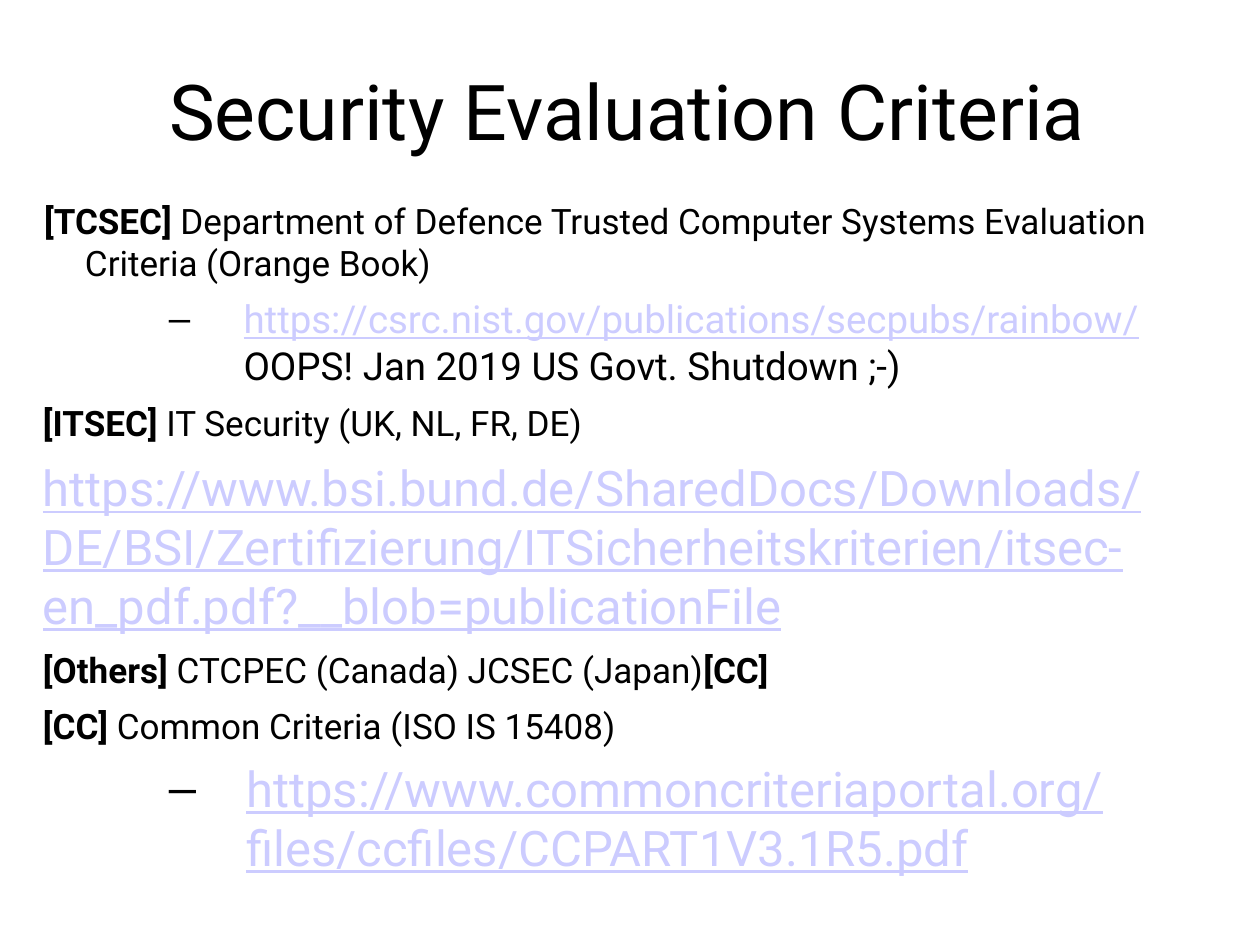
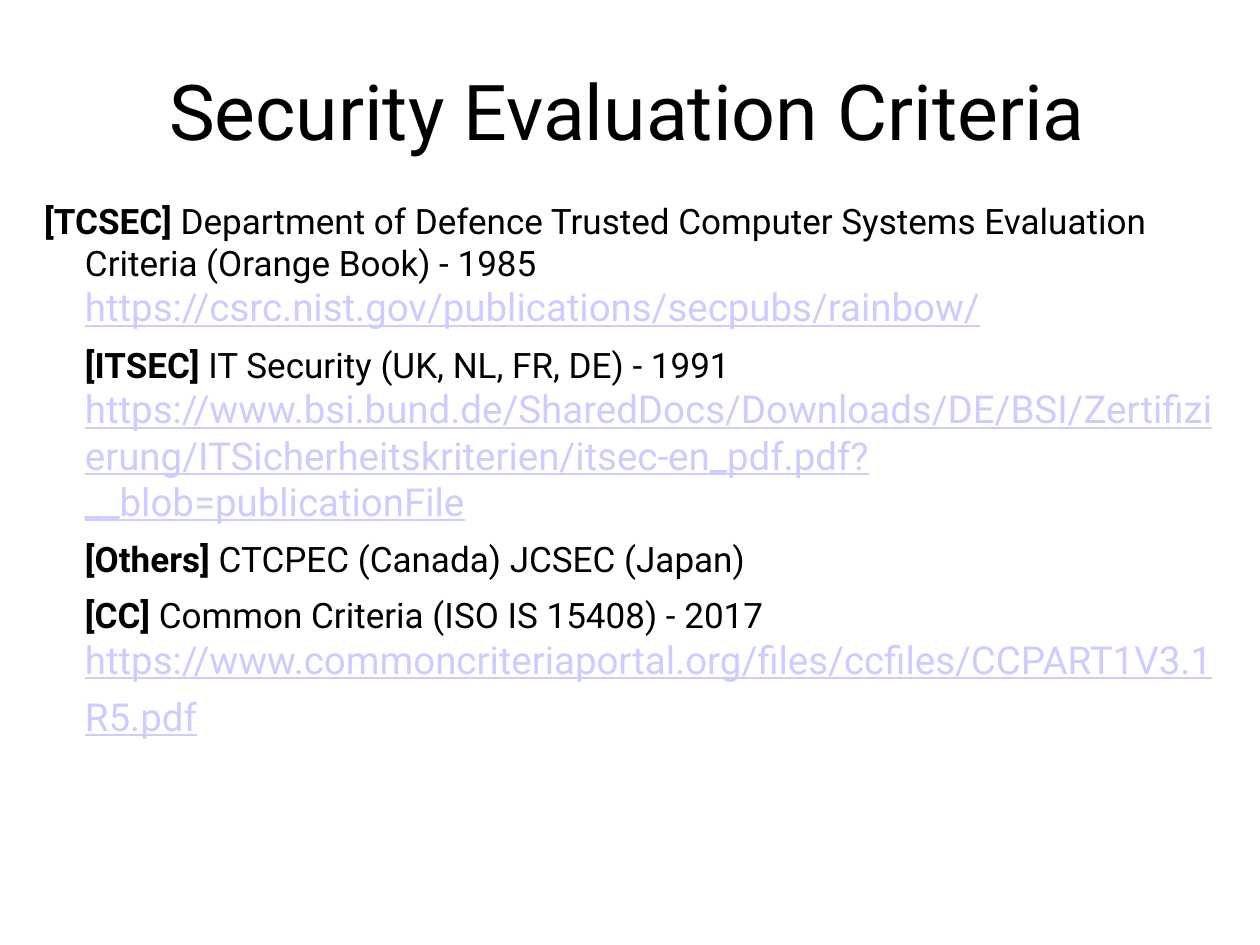
Before and after one commit to sftcd/cs7053, a slide deck: slide 27 of 2021lectures/02-concepts.ppt (slide 26 before the commit). Drawn at 1260x945 pixels with LibreOffice and Linux fonts; fonts in the diff are those of the drawing. Boxes give left, top, right and bottom in pixels: in the first picture for what was removed or moved away, otherwise in the second. Text is boxed around its words. In the diff, an @@ line names an element or a change of style, - is before the commit and + after.

```diff
--- a/2021lectures/02-concepts.ppt
+++ b/2021lectures/02-concepts.ppt
@@ text at bbox=[44, 205, 1212, 739]: text changed; size 28 to 22 pt @@
-[TCSEC] Department of Defence Trusted Computer Systems Evaluation Criteria (Orange Book)
-  – https://csrc.nist.gov/publications/secpubs/rainbow/ OOPS! Jan 2019 US Govt. Shutdown ;-)
-[ITSEC] IT Security (UK, NL, FR, DE)
-https://www.bsi.bund.de/SharedDocs/Downloads/DE/BSI/Zertifizierung/ITSicherheitskriterien/itsec-en_pdf.pdf?__blob=publicationFile
-[Others] CTCPEC (Canada) JCSEC (Japan)[CC]
-[CC] Common Criteria (ISO IS 15408)
-  – https://www.commoncriteriaportal.org/files/ccfiles/CCPART1V3.1R5.pdf
+[TCSEC] Department of Defence Trusted Computer Systems Evaluation Criteria (Orange Book) - 1985
+https://csrc.nist.gov/publications/secpubs/rainbow/
+[ITSEC] IT Security (UK, NL, FR, DE) - 1991
+https://www.bsi.bund.de/SharedDocs/Downloads/DE/BSI/Zertifizierung/ITSicherheitskriterien/itsec-en_pdf.pdf?__blob=publicationFile
+[Others] CTCPEC (Canada) JCSEC (Japan)
+[CC] Common Criteria (ISO IS 15408) - 2017
+https://www.commoncriteriaportal.org/files/ccfiles/CCPART1V3.1R5.pdf
```
Also in this commit, not shown: 22 other slides changed, 1 slide added, 3 other files.
